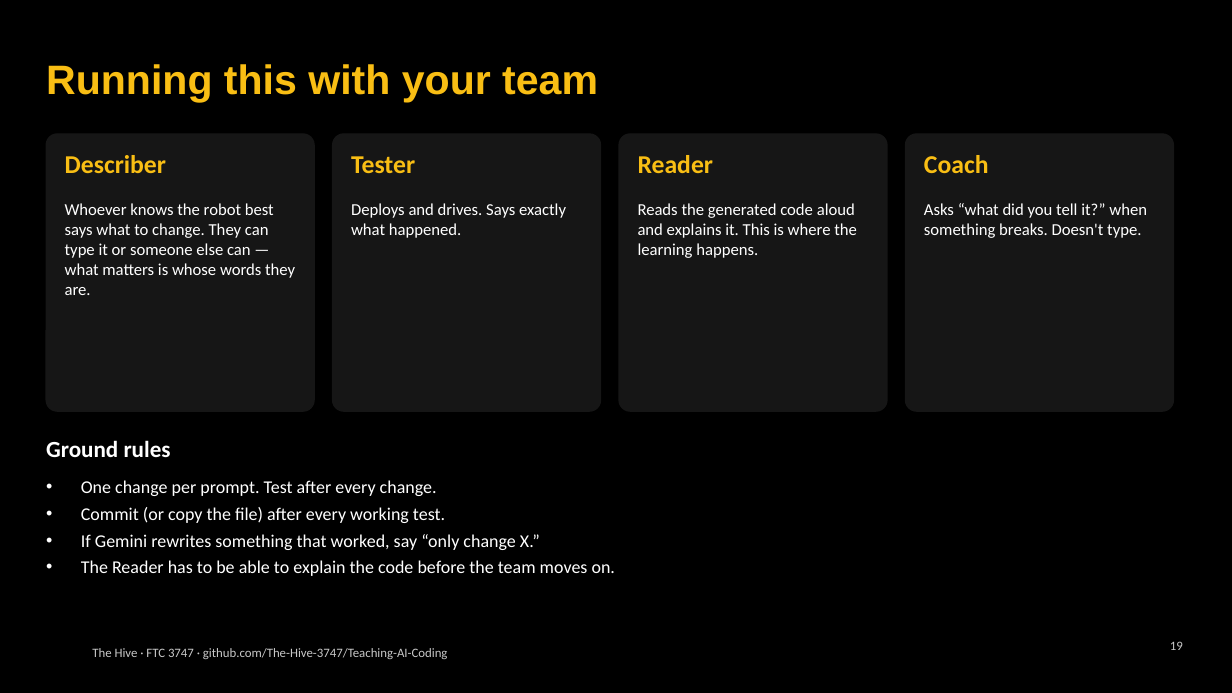
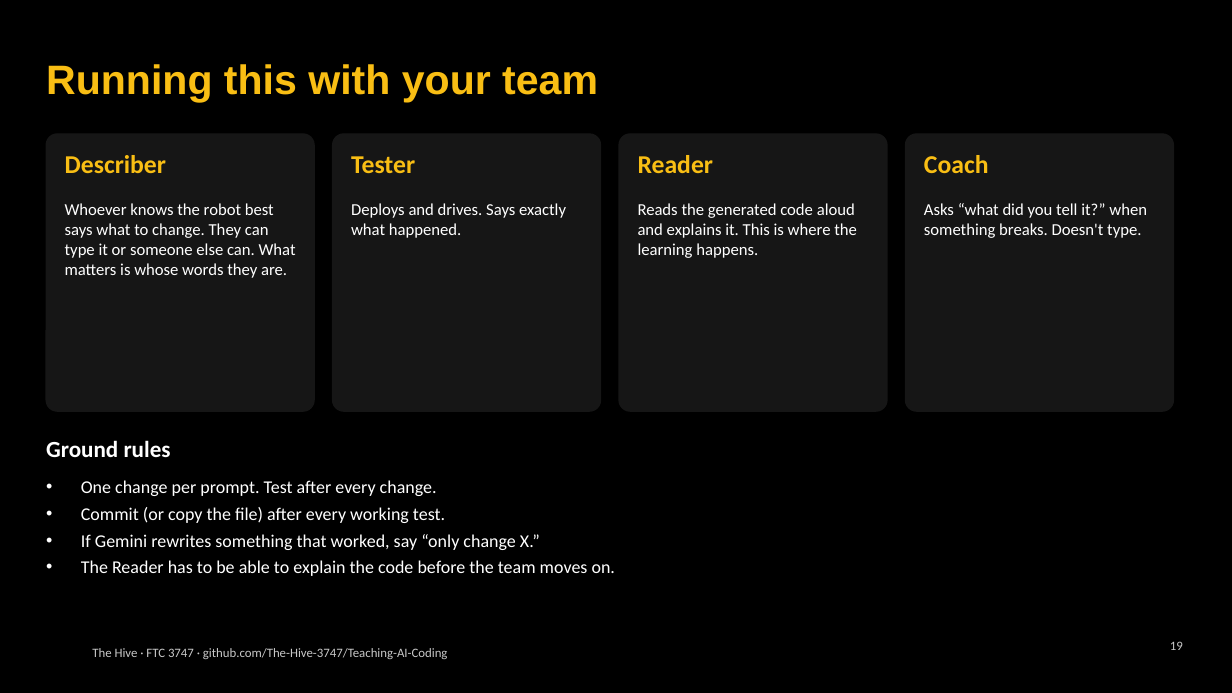
Before and after one commit to The-Hive-3747/Teaching-AI-Coding, a slide deck: slide 19 of slides/kickoff.pptx. Drawn at 1232x693 pixels with LibreOffice and Linux fonts; fonts in the diff are those of the drawing; background and template pictures are left out. Boxes give left, top, right and bottom in pixels: in the first picture for what was removed or moved away, otherwise in the second. Text is boxed around its words. In the diff, an @@ line names an element or a change of style, - is before the commit and + after.

```diff
--- a/slides/kickoff.pptx
+++ b/slides/kickoff.pptx
@@ text at (65, 203, 296, 278): text changed @@
-Whoever knows the robot best says what to change. They can type it or someone else can — what matters is whose words they are.
+Whoever knows the robot best says what to change. They can type it or someone else can. What matters is whose words they are.
```
Also in this commit, not shown: 18 other slides changed, 43 other files.
